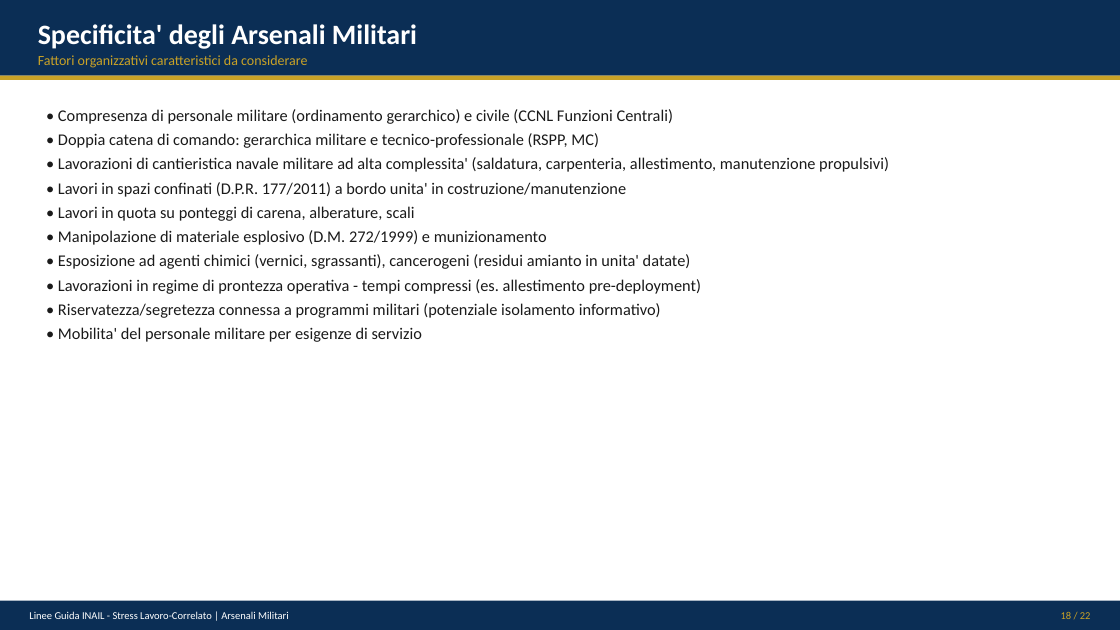
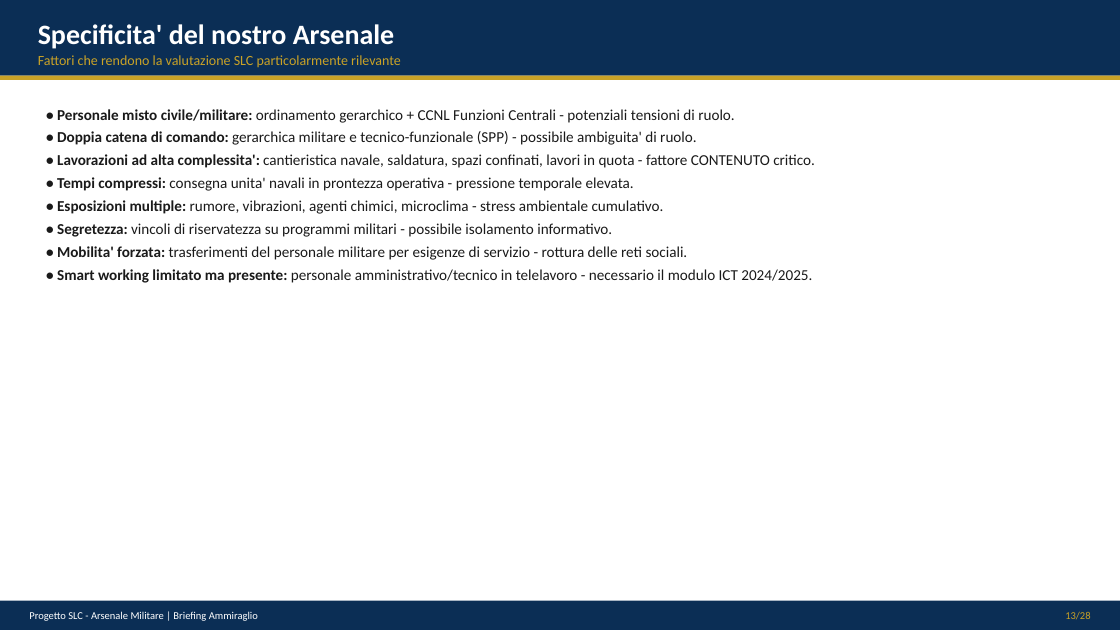
Before and after one commit to banditprodo-hue/ITALIC, a slide deck: slide 13 of INAIL_Stress_Lavoro_Correlato_Arsenali_Militari.pptx (slide 18 before the commit). Drawn at 1120x630 pixels with LibreOffice and Linux fonts; fonts in the diff are those of the drawing. Boxes give left, top, right and bottom in pixels: in the first picture for what was removed or moved away, otherwise in the second. Text is boxed around its words. In the diff, an @@ line names an element or a change of style, - is before the commit and + after.

Commit message:
Aggiornamento completo: PPT guida per Ammiraglio + Flowchart interattivo HTML
- Presentazione PPT v2: 20 slide - guida operativa per il DL
  - Integrazione novita INAIL 2024/2025 (modulo Smart/ICT)
  - Riferimento ai 3 strumenti operativi (DOCX, XLSX, HTML)
  - Cronoprogramma 90 gg, sanzioni, prossimi passi
- Flowchart interattivo HTML: click-to-expand per ogni fase
  - Spiegazioni dettagliate per il Datore di Lavoro
  - Ruoli e responsabilita per ogni passaggio
  - Compatibile con qualsiasi browser

```diff
--- a/INAIL_Stress_Lavoro_Correlato_Arsenali_Militari.pptx
+++ b/INAIL_Stress_Lavoro_Correlato_Arsenali_Militari.pptx
@@ text at box(38, 24, 395, 49): text changed @@
-Specificita' degli Arsenali Militari
+Specificita' del nostro Arsenale
@@ text at box(38, 55, 401, 67): text changed @@
-Fattori organizzativi caratteristici da considerare
+Fattori che rendono la valutazione SLC particolarmente rilevante
@@ text at box(57, 109, 815, 283): text changed; size 14 to 13 pt @@
-• Compresenza di personale militare (ordinamento gerarchico) e civile (CCNL Funzioni Centrali)
-• Doppia catena di comando: gerarchica militare e tecnico-professionale (RSPP, MC)
-• Lavorazioni di cantieristica navale militare ad alta complessita' (saldatura, carpenteria, allestimento, manutenzione propulsivi)
-• Lavori in spazi confinati (D.P.R. 177/2011) a bordo unita' in costruzione/manutenzione
-• Lavori in quota su ponteggi di carena, alberature, scali
-• Manipolazione di materiale esplosivo (D.M. 272/1999) e munizionamento
-• Esposizione ad agenti chimici (vernici, sgrassanti), cancerogeni (residui amianto in unita' datate)
-• Lavorazioni in regime di prontezza operativa - tempi compressi (es. allestimento pre-deployment)
-• Riservatezza/segretezza connessa a programmi militari (potenziale isolamento informativo)
-• Mobilita' del personale militare per esigenze di servizio
+• Personale misto civile/militare: ordinamento gerarchico + CCNL Funzioni Centrali - potenziali tensioni di ruolo.
+• Doppia catena di comando: gerarchica militare e tecnico-funzionale (SPP) - possibile ambiguita' di ruolo.
+• Lavorazioni ad alta complessita': cantieristica navale, saldatura, spazi confinati, lavori in quota - fattore CONTENUTO critico.
+• Tempi compressi: consegna unita' navali in prontezza operativa - pressione temporale elevata.
+• Esposizioni multiple: rumore, vibrazioni, agenti chimici, microclima - stress ambientale cumulativo.
+• Segretezza: vincoli di riservatezza su programmi militari - possibile isolamento informativo.
+• Mobilita' forzata: trasferimenti del personale militare per esigenze di servizio - rottura delle reti sociali.
+• Smart working limitato ma presente: personale amministrativo/tecnico in telelavoro - necessario il modulo ICT 2024/2025.
@@ text at box(29, 611, 258, 621): text changed @@
-Linee Guida INAIL - Stress Lavoro-Correlato | Arsenali Militari
+Progetto SLC - Arsenale Militare | Briefing Ammiraglio
@@ text at box(1065, 612, 1090, 619): text changed @@
-18 / 22
+13/28
```
Also in this commit, not shown: 1 other slide changed, 18 slides added, 20 slides removed, 2 other files.
